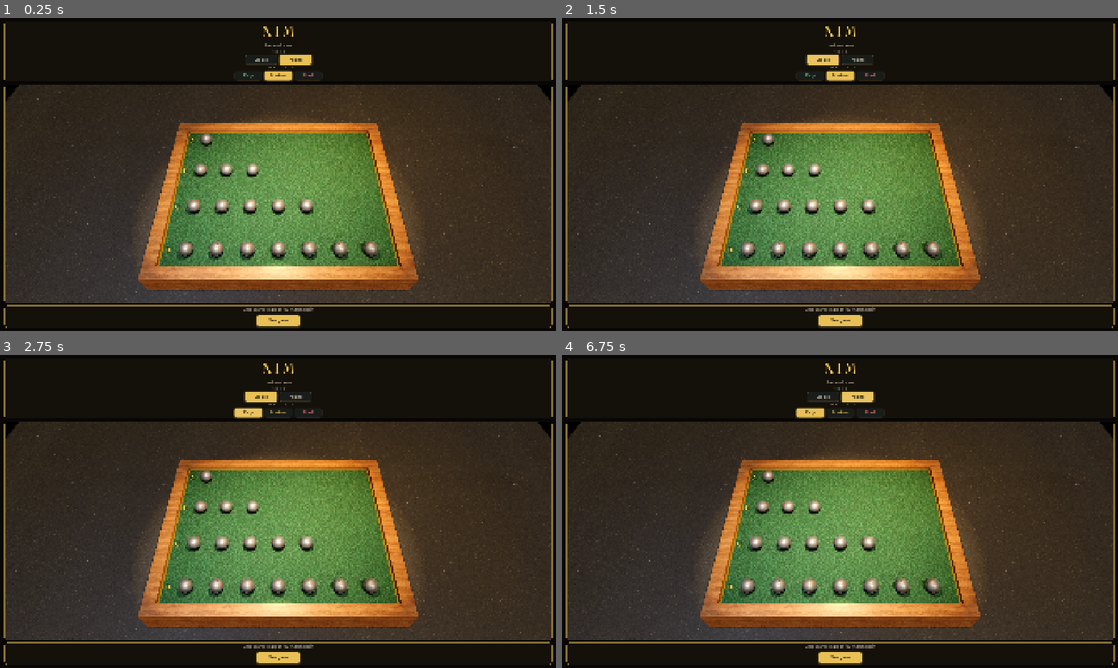
Above: before the commit, frames 1-4 (two rows, left to right).
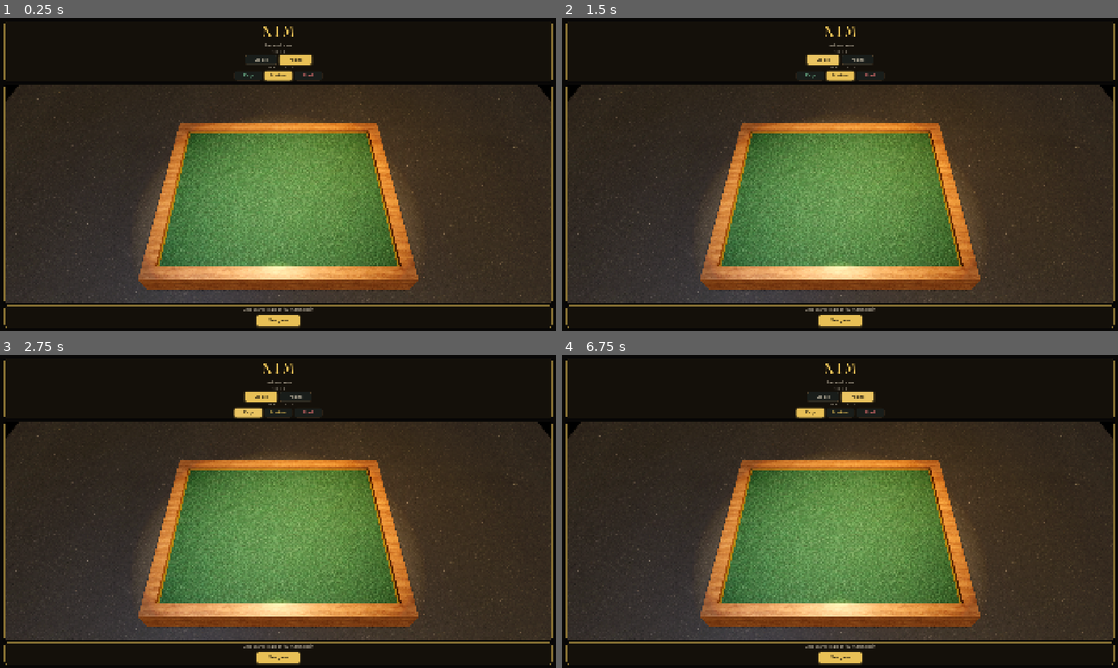
Above: after the commit, the same moments.

Repository: null6942/nim-godot
Game: Godot game, scene res://main.tscn
Two runs of this game, one before a commit and one after it. Both use one fixed random seed, a clock stepped at 60 frames per second and the inputs below.
Inputs:
- Up to frame 1 (0.25 s): no input
- Up to frame 2 (1.5 s): click "Classic" at 0.5 s; click "Classic" at 1.25 s
- Up to frame 3 (2.75 s): click "Easy" at 2 s
- Up to frame 4 (6.75 s): click "Easy" at 2.75 s; click "New game" at 3.5 s; click "New game" at 4.25 s; click "New game" at 5 s; click "New game" at 5.75 s; click "Misère" at 6.5 s

The runs differ from the first frame. In frame 1, 1.9% of the frame differs, in the area x 29-69%, y 36-78%; in frame 2, 1.9%; in frame 3, 1.9%; in frame 4, 1.9%.

Commit message:
Keep setup felt empty until New game.
Zero the tableau in setup, skip row labels and pearl seats until a match starts, and re-export the web pack with a bumped cachebust.

Co-authored-by: null6942 <null6942@users.noreply.github.com>

Diff:
--- a/main.gd
+++ b/main.gd
@@ -673,6 +673,9 @@
 	_reset_board_state()
 	game_started = false
 	player_turn = false
+	# Empty seats until New game — setup is invitation, not a match.
+	for i in rows.size():
+		rows[i] = 0
 	_refresh_mode_buttons()
 	_refresh_diff_buttons()
 	_refresh_copy()
@@ -704,21 +707,24 @@
 		c.queue_free()
 	pearls.clear()
 	var label_x: float = _row_origin_x() - 0.46
+	var show_labels := game_started
 	for ri in START.size():
-		var tag := Label3D.new()
-		tag.text = char(65 + ri)
-		if font_title:
-			tag.font = font_title
-		tag.font_size = 42
-		tag.pixel_size = 0.0045
-		tag.modulate = GOLD
-		tag.outline_modulate = Color(0, 0, 0, 0.55)
-		tag.outline_size = 8
-		tag.position = Vector3(label_x, FELT_TOP + 0.10, ROW_Z[ri])
-		tag.billboard = BaseMaterial3D.BILLBOARD_ENABLED
-		pearls_root.add_child(tag)
+		if show_labels:
+			var tag := Label3D.new()
+			tag.text = char(65 + ri)
+			if font_title:
+				tag.font = font_title
+			tag.font_size = 42
+			tag.pixel_size = 0.0045
+			tag.modulate = GOLD
+			tag.outline_modulate = Color(0, 0, 0, 0.55)
+			tag.outline_size = 8
+			tag.position = Vector3(label_x, FELT_TOP + 0.10, ROW_Z[ri])
+			tag.billboard = BaseMaterial3D.BILLBOARD_ENABLED
+			pearls_root.add_child(tag)
 		var row_pearls: Array = []
-		for i in START[ri]:
+		var seat_count: int = rows[ri] if ri < rows.size() else START[ri]
+		for i in seat_count:
 			var p := Pearl.new()
 			p.row = ri
 			p.hue_shift = randf_range(-0.045, 0.045)
Not shown, changed: builds/web/cachebust.js
Not shown, changed: builds/web/index.html
Not shown, changed: builds/web/index.pck
